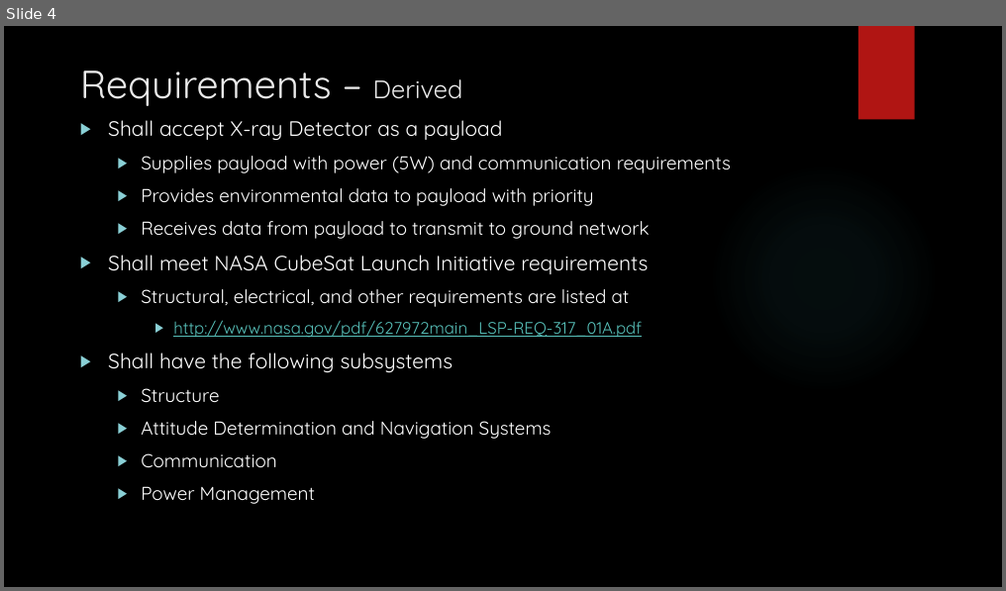
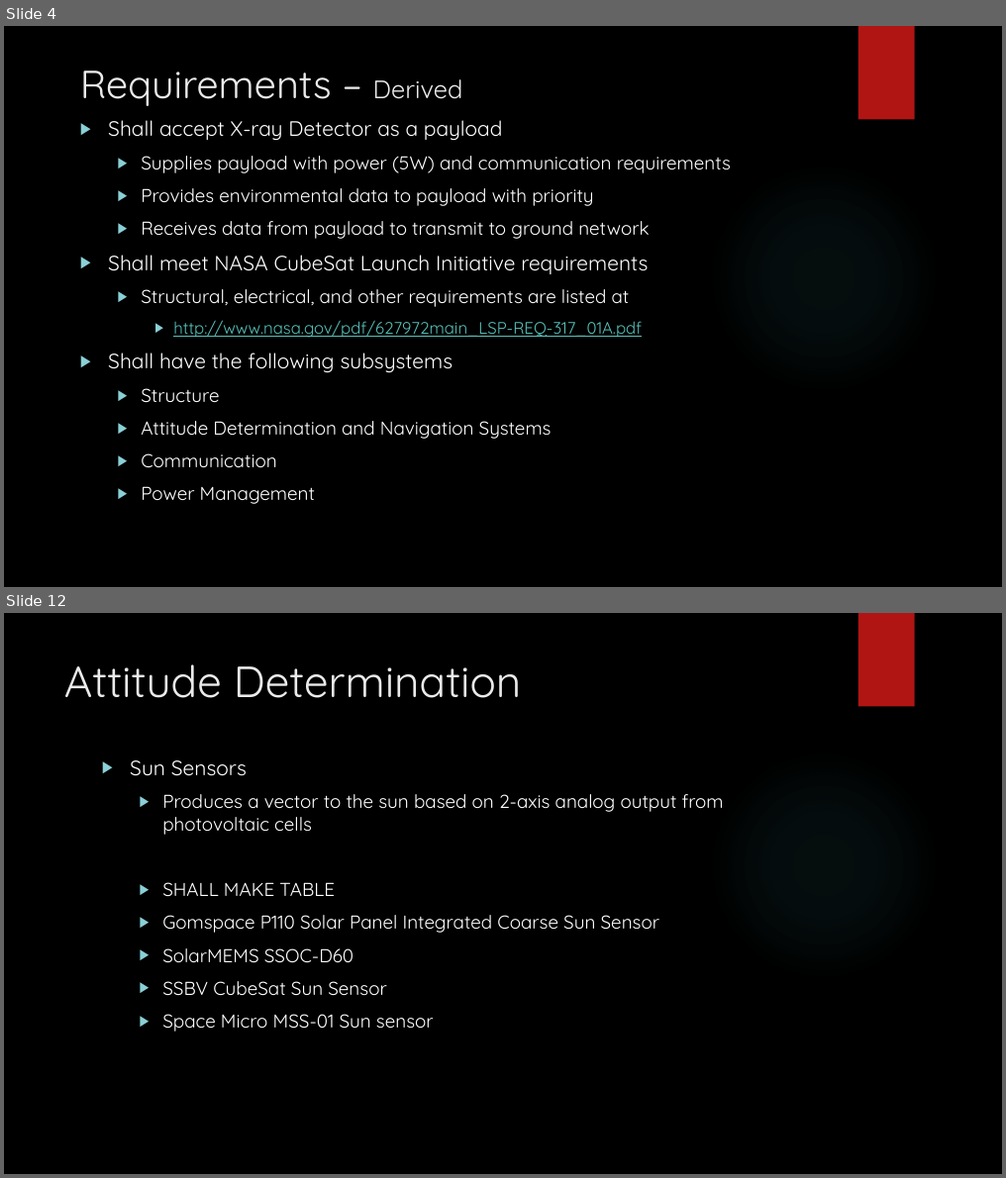
Before and after one commit to HASP-UMN/CubeSat, a slide deck: Presentations/CDR_Presentation.pptx. Shown one above the other, each under a label of ours: slide 4 before the commit, slides 4 and 12 after it; the slides between them are not shown. The pictures are 1006x591 and 1006x1178 pixels, drawn with LibreOffice and Linux fonts; fonts in the diff are those of the drawing; background and template pictures are left out. Boxes give left, top, right and bottom in pixels: in the first picture for what was removed or moved away, otherwise in the second. Text is boxed around its words. In the diff, an @@ line names an element or a change of style, - is before the commit and + after.

```diff
--- a/Presentations/CDR_Presentation.pptx
+++ b/Presentations/CDR_Presentation.pptx
@@ slide 12 added at bbox=[4, 613, 1002, 1174], background picture (left out); not listed: 2 template elements that a slide beside it also shows @@
@@ title added at bbox=[64, 664, 522, 698], 42 pt, text #EBEBEB @@
+Attitude Determination
@@ text added at bbox=[130, 761, 724, 1032], 18 pt, text #FFFFFF @@
+▶ Sun Sensors
+  ▶ Produces a vector to the sun based on 2-axis analog output from photovoltaic cells
+  ▶ SHALL MAKE TABLE
+  ▶ Gomspace P110 Solar Panel Integrated Coarse Sun Sensor
+  ▶ SolarMEMS SSOC-D60
+  ▶ SSBV CubeSat Sun Sensor
+  ▶ Space Micro MSS-01 Sun sensor
```
Also in this commit, not shown: 7 other slides added, 3 other files.
